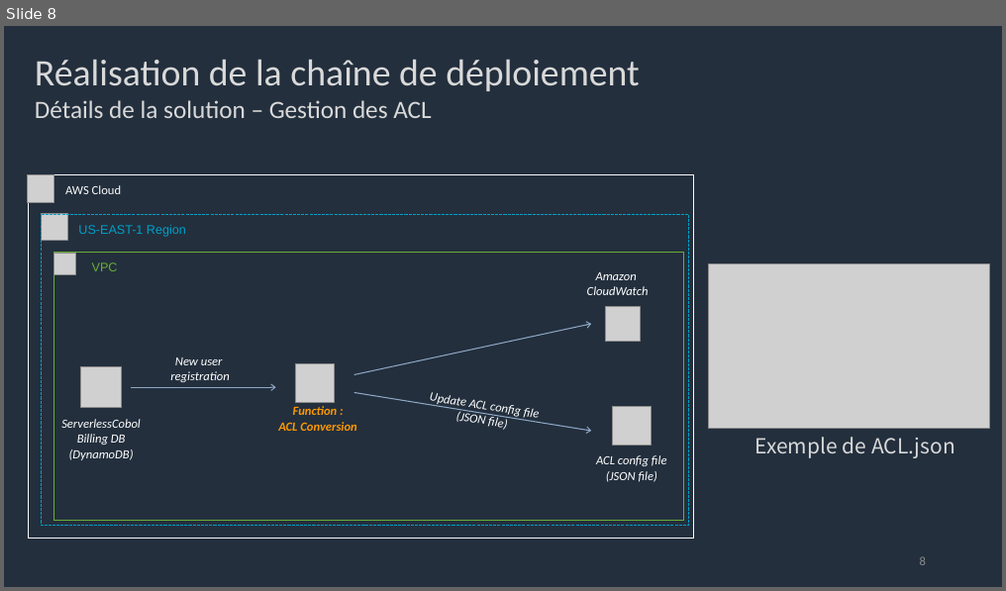
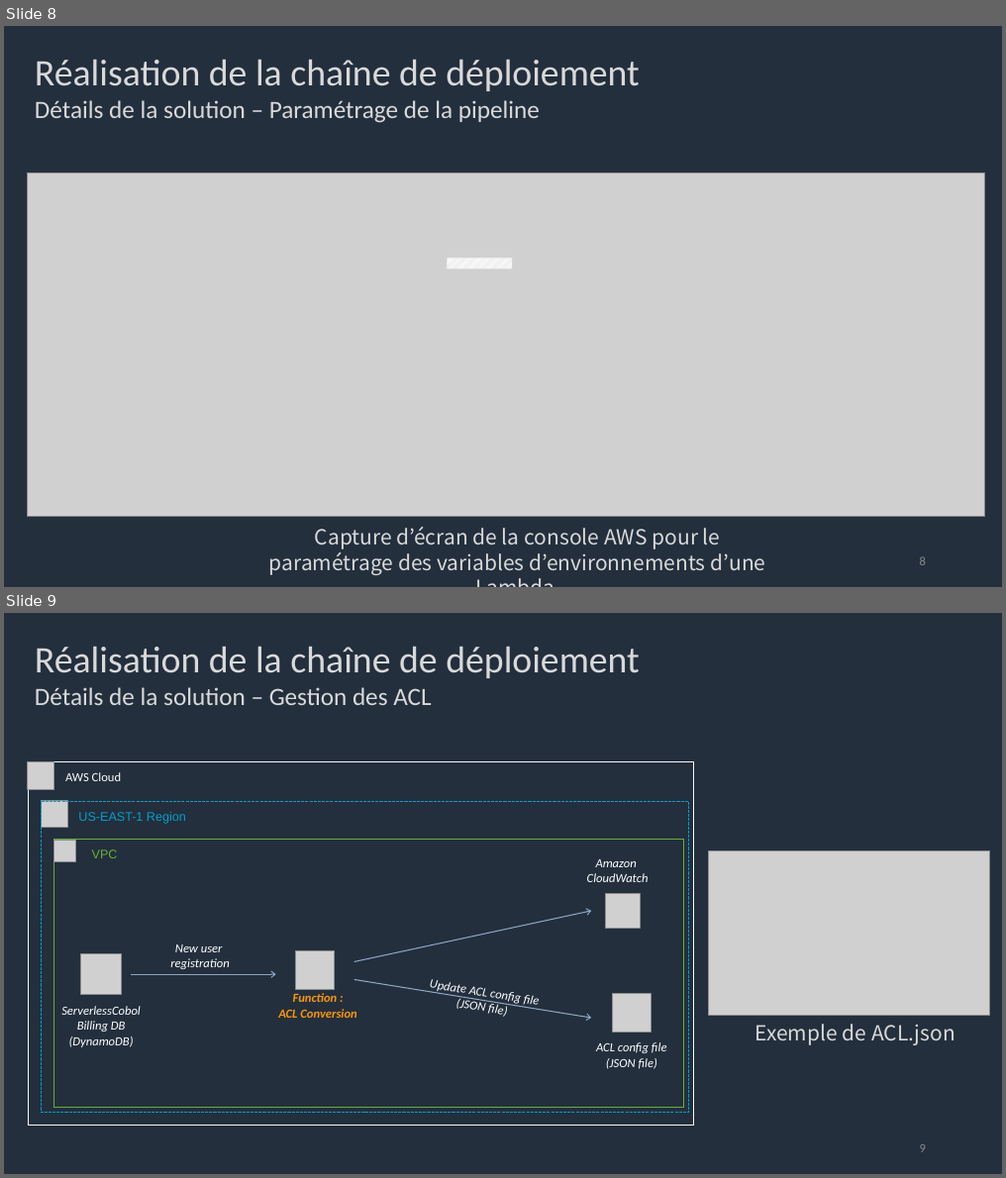
Before and after one commit to Sand-jrd/HelloPipepline, a slide deck: DiapoPourSoutenance.pptx. Shown one above the other, each under a label of ours: slide 8 before the commit, slides 8 and 9 after it. The pictures are 1006x591 and 1006x1178 pixels, drawn with LibreOffice and Linux fonts; fonts in the diff are those of the drawing; grey boxes stand for pictures. Boxes give left, top, right and bottom in pixels: in the first picture for what was removed or moved away, otherwise in the second. Text is boxed around its words. In the diff, an @@ line names an element or a change of style, - is before the commit and + after.

```diff
--- a/DiapoPourSoutenance.pptx
+++ b/DiapoPourSoutenance.pptx
@@ slide 8 added at (4,26,1002,587), background #232F3D @@
@@ text added at (35,59,640,123), 24 pt, text #D9D9D9 @@
+Réalisation de la chaîne de déploiement
+Détails de la solution – Paramétrage de la pipeline
@@ picture added at (27,173,985,516) @@
@@ rectangle added at (448,258,512,270), fill pattern #D0CECE on #FFFFFF @@
@@ text added at (269,527,765,575), 20 pt, text #D9D9D9 @@
+Capture d’écran de la console AWS pour le paramétrage des variables d’environnements d’une Lambda
@@ page number added at (920,557,926,566), 12 pt, text #8C8C8C @@
+8
@@ what was slide 8 is now slide 9 @@
```
Also in this commit, not shown: 9 slides changed, 1 other slide added.
